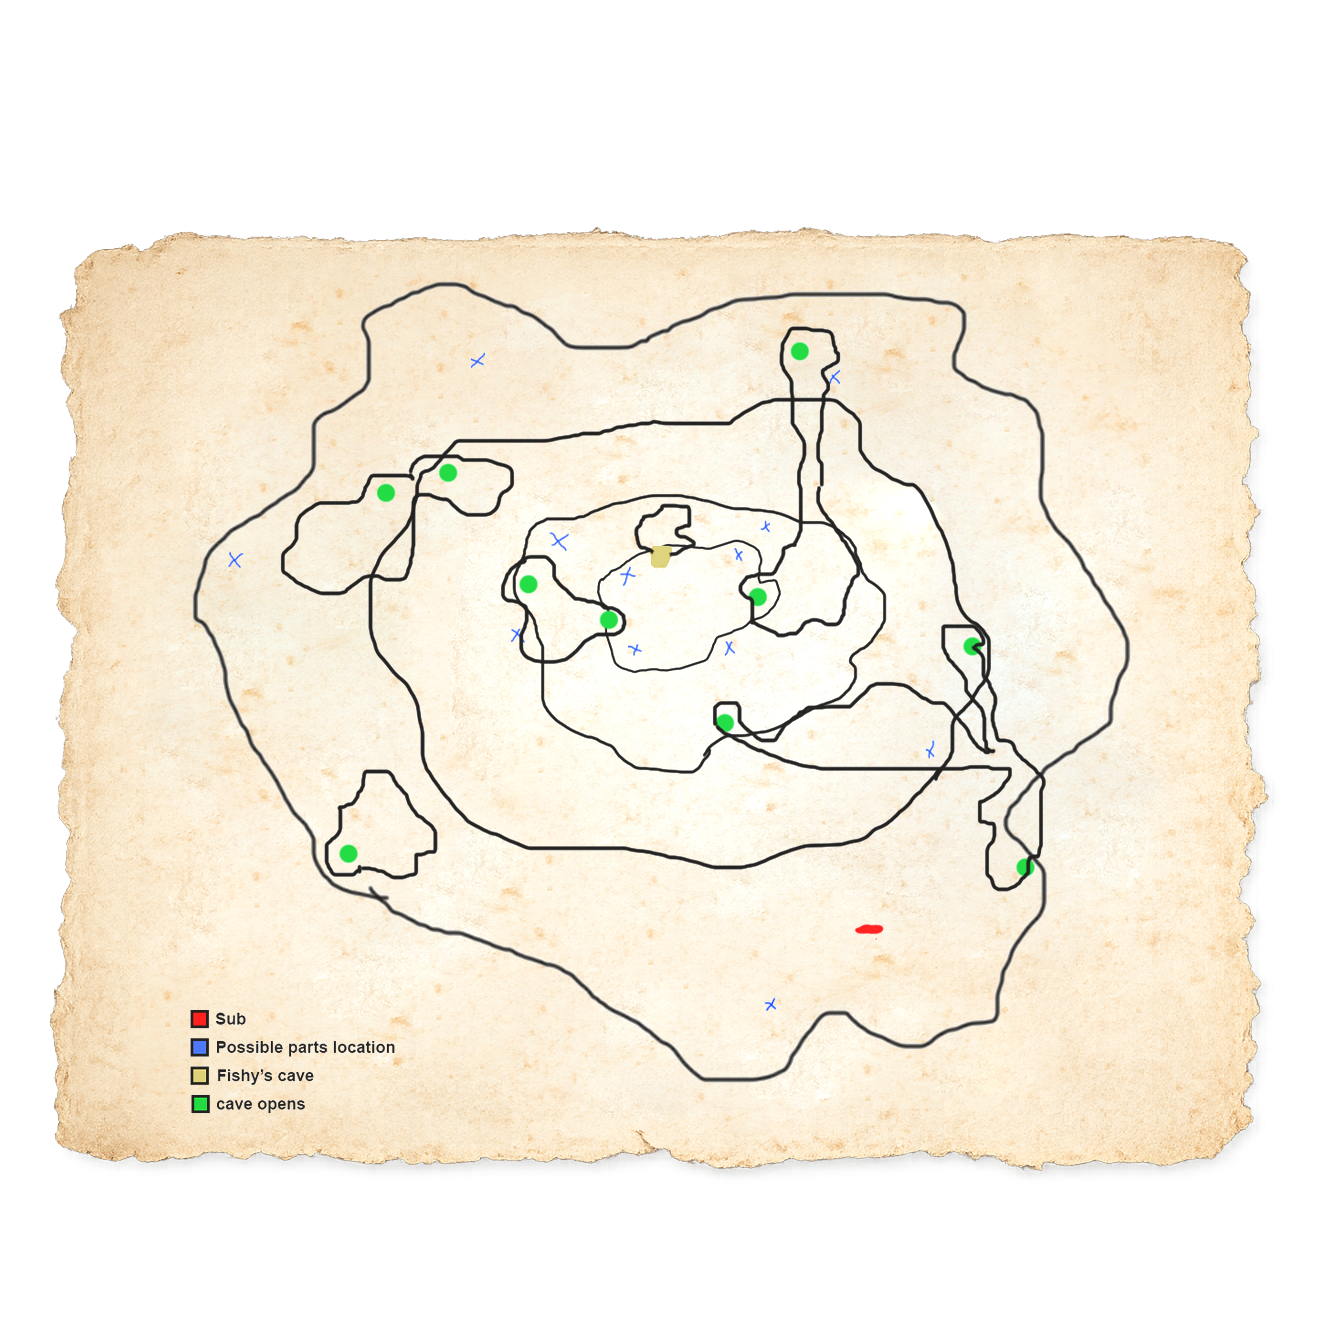
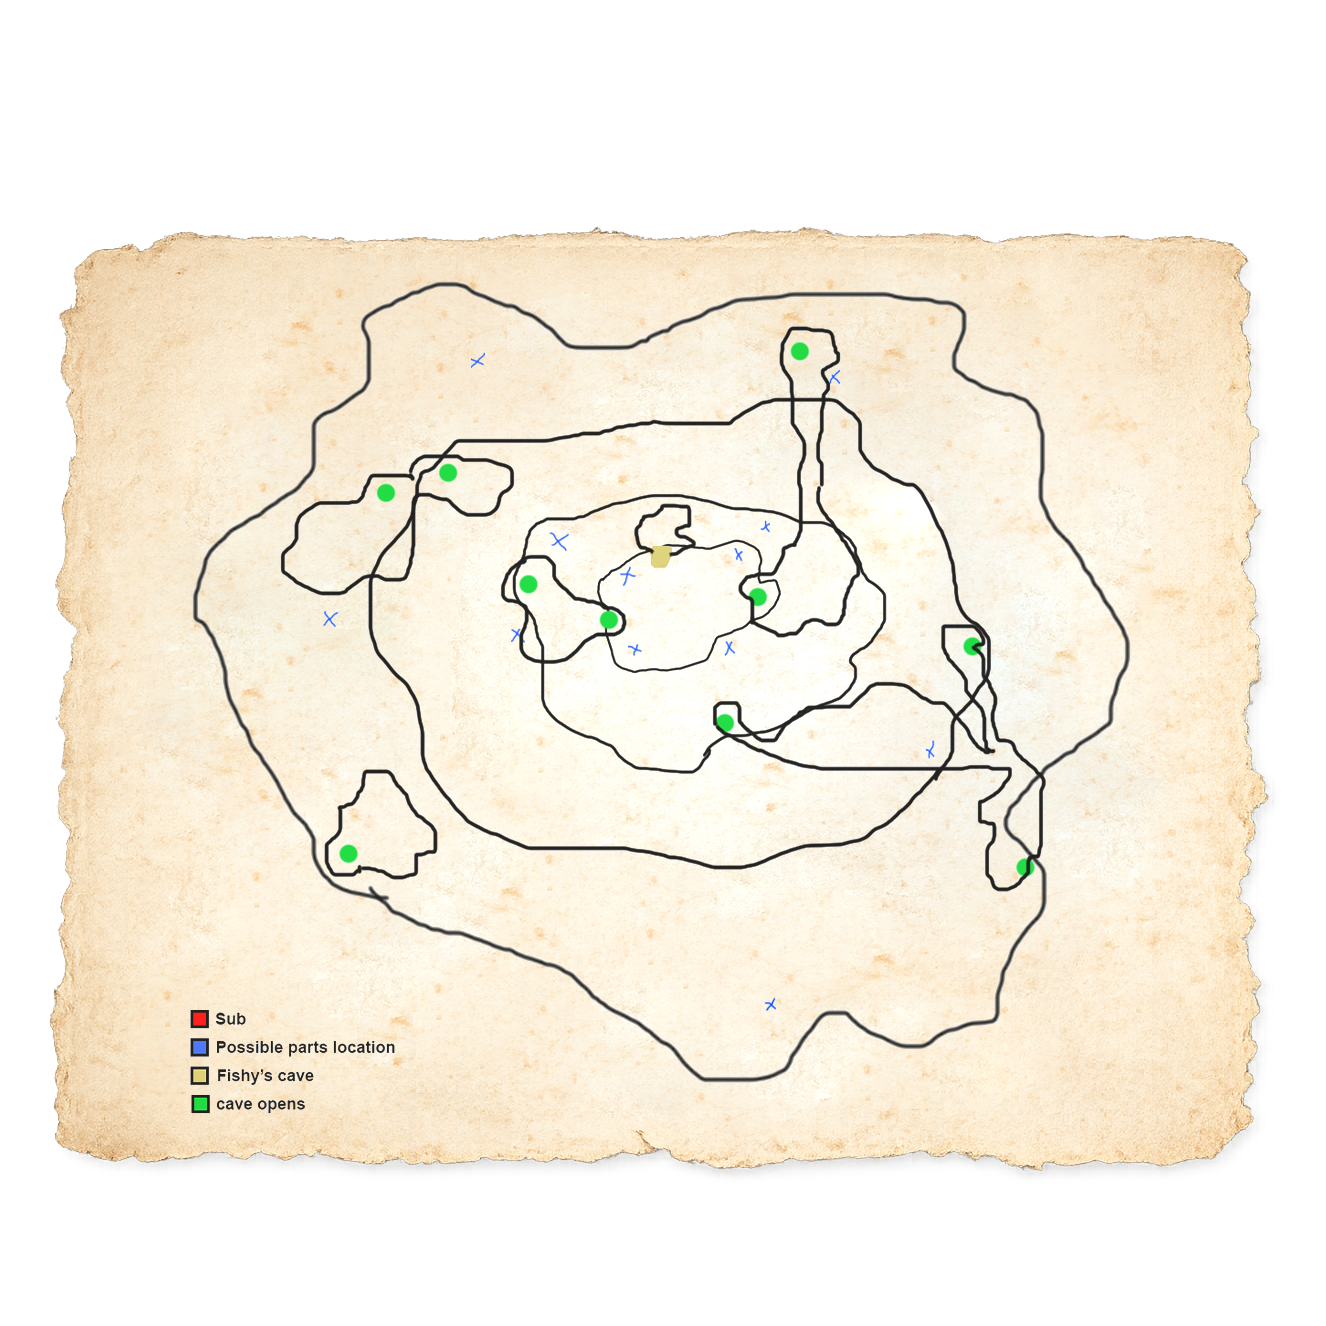
Two versions of the same layered image (w=1326, h=1326). Layer-by-layer changes:
hid "Layer 3" over [left=854, top=923, right=884, bottom=941]
added group "Group 1" with 12 layers above "Layer 4" over [left=323, top=353, right=884, bottom=941]
added layer "Layer 5" in group "Group 1" over [left=323, top=611, right=339, bottom=627]
added layer "Layer 7" in group "Group 1" over [left=829, top=372, right=838, bottom=384]
added layer "Layer 12" in group "Group 1" over [left=511, top=629, right=524, bottom=643]
added layer "Layer 6" in group "Group 1" over [left=470, top=353, right=486, bottom=365]
"Layer 4": blend normal → darker color, painted on it over [left=228, top=353, right=884, bottom=941]
removed layer "2" (was darker color, 86%) over [left=228, top=353, right=884, bottom=941]